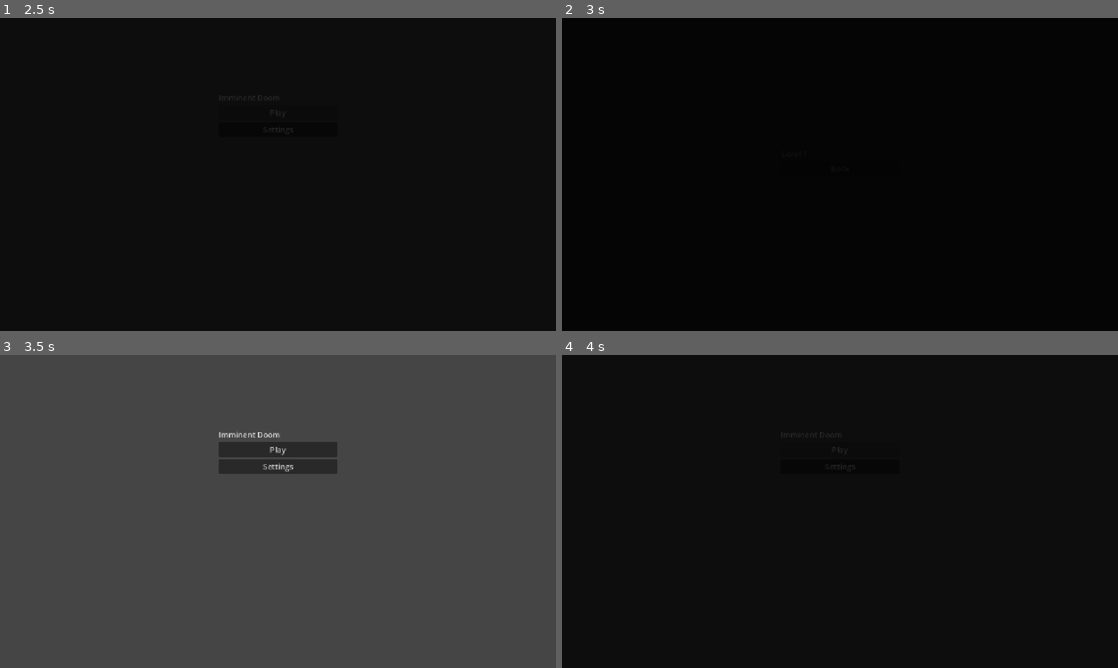
Above: before the commit, frames 1-4 (two rows, left to right).
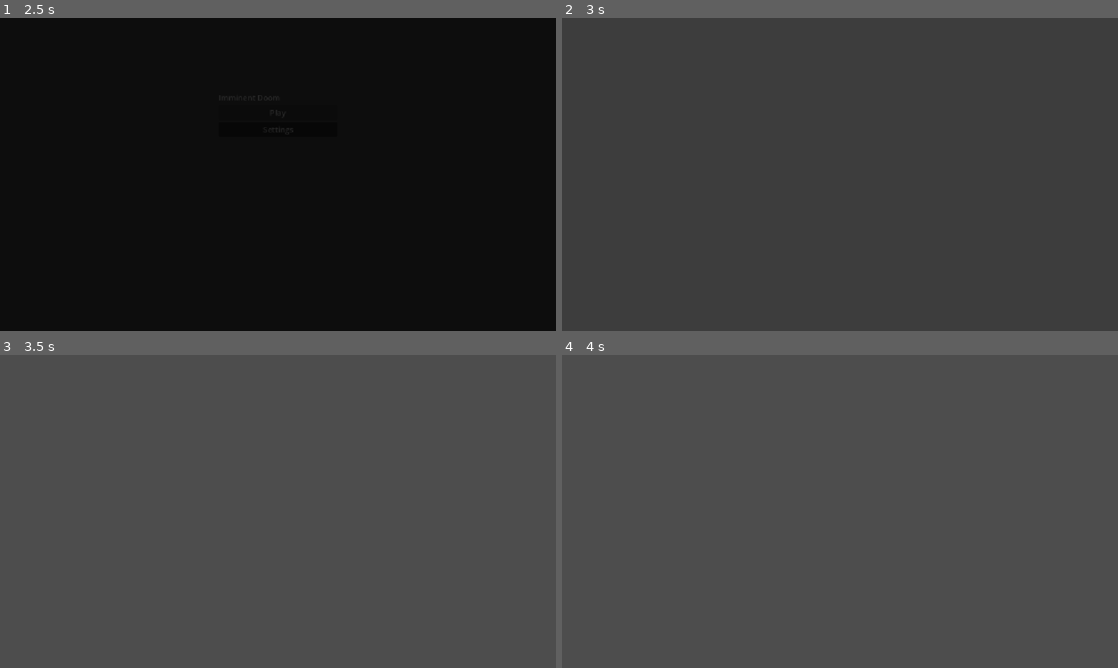
Above: after the commit, the same moments.

Repository: IllogicalDesigns/ludum_dare_60
Game: Godot game, scene res://Levels/main_menu_level.tscn
Two runs of this game, one before a commit and one after it. Both use one fixed random seed, a clock stepped at 60 frames per second and the inputs below.
Inputs (mouse positions are in pixels of both pictures, inside the frame that each line leads up to):
- Up to frame 1 (2.5 s): click "Settings" at 0.5 s; click "Back" at 1.25 s; click "Play" at 2 s
- Up to frame 2 (3 s): click (840, 168) at 2.75 s, where only the run before the commit has a clickable "Back"
- Up to frame 3 (3.5 s): no input
- Up to frame 4 (4 s): click (840, 448) at 3.5 s, where only the run before the commit has a clickable "Play"

Frame 1 is identical in both runs. In frame 2, 100% of the frame differs, in the area x 0-100%, y 0-100%; in frame 3, 2.1%; in frame 4, 100%.

Commit message:
added pause menu

Diff:
--- a/Levels/level_1.tscn
+++ b/Levels/level_1.tscn
@@ -2,10 +2,12 @@
 
 [ext_resource type="PackedScene" uid="uid://p30j8vvlc5o2" path="res://UI/prefab_button.tscn" id="1_3mhv4"]
 [ext_resource type="Script" uid="uid://de64334ggky3r" path="res://UI/load_level.gd" id="2_rf6l5"]
+[ext_resource type="PackedScene" uid="uid://cn1yhwqivrnm2" path="res://UI/pause/pause.tscn" id="3_3mhv4"]
 
 [node name="Level_1" type="Node3D" unique_id=1801170178]
 
 [node name="Control" type="Control" parent="." unique_id=1370428166]
+visible = false
 layout_mode = 3
 anchors_preset = 15
 anchor_right = 1.0
@@ -38,3 +40,5 @@
 [node name="LoadLevel" type="Node" parent="Control/VBoxContainer/BackButton" unique_id=2095375919]
 script = ExtResource("2_rf6l5")
 level_to_load = "uid://c35b26a3g70si"
+
+[node name="Pause" parent="." unique_id=969108847 instance=ExtResource("3_3mhv4")]
--- a/Levels/main_menu_level.gd
+++ /dev/null
@@ -1,17 +0,0 @@
-extends Node3D
-
-@export var main_menu: Control
-@export var settings: Control
-
-# Called when the node enters the scene tree for the first time.
-func _ready() -> void:
-	main_menu.open_settings.connect(main_menu_open_settings)
-	settings.on_back.connect(settings_on_back)
-
-func main_menu_open_settings() -> void:
-	main_menu.hide()
-	settings.show()
-
-func settings_on_back() -> void:
-	main_menu.show()
-	settings.hide()
--- /dev/null
+++ b/UI/pause/pause.gd
@@ -0,0 +1,34 @@
+extends Control
+
+@export var settings: Control
+@export var pause_screen: VBoxContainer
+
+# Called when the node enters the scene tree for the first time.
+func _ready() -> void:
+	hide()
+
+# Called every frame. 'delta' is the elapsed time since the previous frame.
+func _process(delta: float) -> void:
+	if Input.is_action_just_pressed("pause"):
+		if get_tree().paused: unpause()
+		else: pause()
+
+func pause() -> void:
+	ensure_main_pause_screen()
+
+	get_tree().paused = true
+	show()
+
+func unpause() -> void:
+	ensure_main_pause_screen()
+
+	get_tree().paused = false
+	hide()
+
+func ensure_main_pause_screen() -> void:
+	if settings.visible:
+		settings.hide()
+		pause_screen.show()
+
+func _on_resume_button_pressed() -> void:
+	unpause()
--- /dev/null
+++ b/UI/pause/pause.tscn
@@ -0,0 +1,52 @@
+[gd_scene format=3 uid="uid://cn1yhwqivrnm2"]
+
+[ext_resource type="PackedScene" uid="uid://p30j8vvlc5o2" path="res://UI/prefab_button.tscn" id="1_4uepe"]
+[ext_resource type="Script" uid="uid://bsxg6r4hva2n8" path="res://UI/pause/pause.gd" id="1_6xmdl"]
+[ext_resource type="PackedScene" uid="uid://dr67ndkuhf1py" path="res://UI/settings/settings_ui.tscn" id="2_6xmdl"]
+
+[node name="Pause" type="Control" unique_id=969108847 node_paths=PackedStringArray("settings", "pause_screen")]
+process_mode = 3
+layout_mode = 3
+anchors_preset = 15
+anchor_right = 1.0
+anchor_bottom = 1.0
+grow_horizontal = 2
+grow_vertical = 2
+script = ExtResource("1_6xmdl")
+settings = NodePath("Settings")
+pause_screen = NodePath("VBoxContainer")
+
+[node name="VBoxContainer" type="VBoxContainer" parent="." unique_id=1155153770]
+layout_mode = 1
+anchors_preset = 8
+anchor_left = 0.5
+anchor_top = 0.5
+anchor_right = 0.5
+anchor_bottom = 0.5
+offset_left = -119.0
+offset_top = -120.0
+offset_right = 119.0
+offset_bottom = 120.0
+grow_horizontal = 2
+grow_vertical = 2
+
+[node name="Label" type="Label" parent="VBoxContainer" unique_id=2128261442]
+layout_mode = 2
+
+[node name="ResumeButton" parent="VBoxContainer" unique_id=879943139 instance=ExtResource("1_4uepe")]
+layout_mode = 2
+text = "resume"
+
+[node name="SettingsButton" parent="VBoxContainer" unique_id=1147058085 instance=ExtResource("1_4uepe")]
+layout_mode = 2
+text = "settings"
+
+[node name="Settings" parent="." unique_id=229792188 instance=ExtResource("2_6xmdl")]
+visible = false
+layout_mode = 1
+
+[connection signal="pressed" from="VBoxContainer/ResumeButton" to="." method="_on_resume_button_pressed"]
+[connection signal="pressed" from="VBoxContainer/SettingsButton" to="VBoxContainer" method="hide"]
+[connection signal="pressed" from="VBoxContainer/SettingsButton" to="Settings" method="show"]
+[connection signal="on_back" from="Settings" to="VBoxContainer" method="show"]
+[connection signal="on_back" from="Settings" to="Settings" method="hide"]
--- a/project.godot
+++ b/project.godot
@@ -25,6 +25,15 @@
 window/stretch/mode="canvas_items"
 window/stretch/aspect="expand"
 
+[input]
+
+pause={
+"deadzone": 0.2,
+"events": [Object(InputEventKey,"resource_local_to_scene":false,"resource_name":"","device":-1,"window_id":0,"alt_pressed":false,"shift_pressed":false,"ctrl_pressed":false,"meta_pressed":false,"pressed":false,"keycode":0,"physical_keycode":4194306,"key_label":0,"unicode":0,"location":0,"echo":false,"script":null)
+, Object(InputEventKey,"resource_local_to_scene":false,"resource_name":"","device":-1,"window_id":0,"alt_pressed":false,"shift_pressed":false,"ctrl_pressed":false,"meta_pressed":false,"pressed":false,"keycode":0,"physical_keycode":4194305,"key_label":0,"unicode":0,"location":0,"echo":false,"script":null)
+]
+}
+
 [physics]
 
 3d/physics_engine="Jolt Physics"
Not shown, removed: Levels/main_menu_level.gd.uid
Not shown, added: UI/pause/pause.gd.uid
